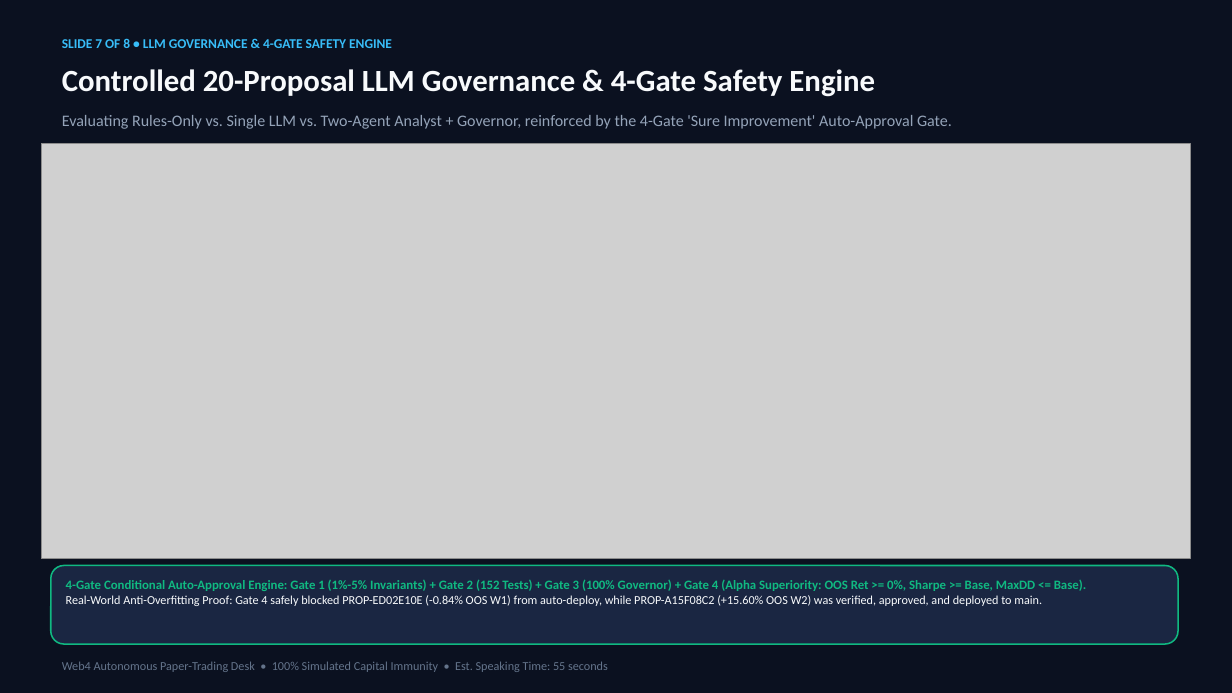
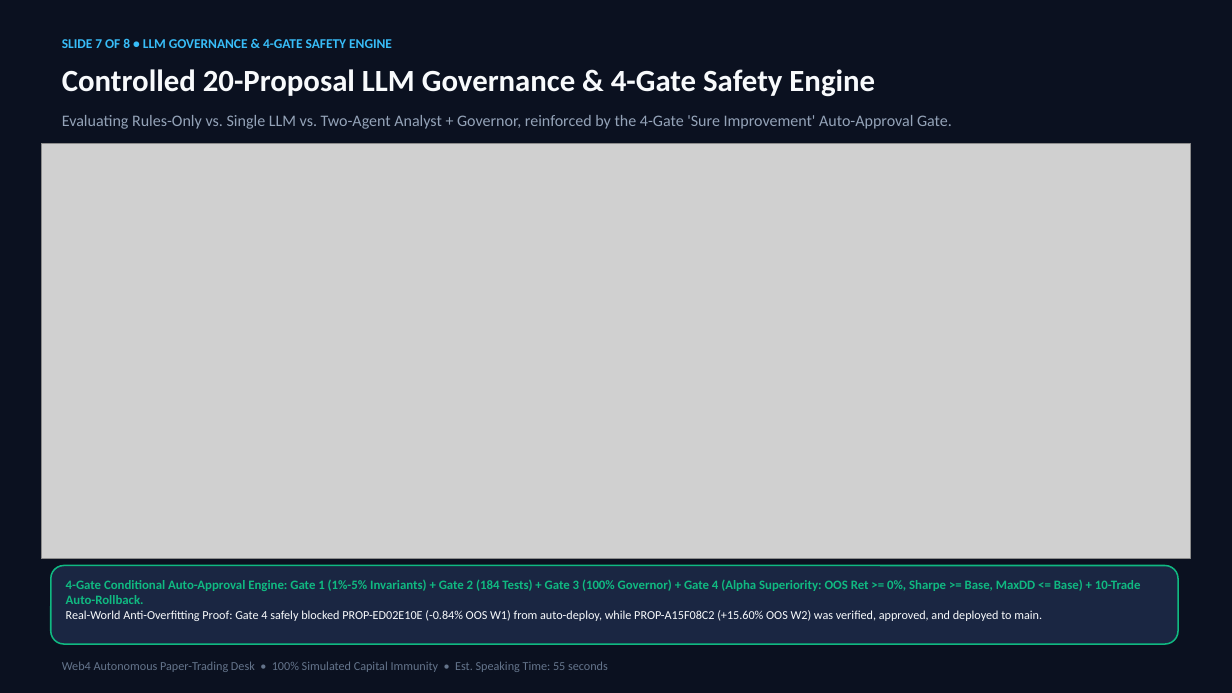
Before and after one commit to iShmuel/web4-trading-agent, a slide deck: slide 7 of web4_trading_agent_presentation.pptx. Drawn at 1232x693 pixels with LibreOffice and Linux fonts; fonts in the diff are those of the drawing; grey boxes stand for pictures. Boxes give left, top, right and bottom in pixels: in the first picture for what was removed or moved away, otherwise in the second. Text is boxed around its words. In the diff, an @@ line names an element or a change of style, - is before the commit and + after.

Commit message:
Update presentation (.pptx, .pdf, HTML, & previews) with CPI 97.3/100, Option B, Items 1-4, and 184/184 tests

```diff
--- a/web4_trading_agent_presentation.pptx
+++ b/web4_trading_agent_presentation.pptx
@@ text in rounded rectangle at [66,580,1141,604]: text changed @@
-4-Gate Conditional Auto-Approval Engine: Gate 1 (1%-5% Invariants) + Gate 2 (152 Tests) + Gate 3 (100% Governor) + Gate 4 (Alpha Superiority: OOS Ret >= 0%, Sharpe >= Base, MaxDD <= Base).
+4-Gate Conditional Auto-Approval Engine: Gate 1 (1%-5% Invariants) + Gate 2 (184 Tests) + Gate 3 (100% Governor) + Gate 4 (Alpha Superiority: OOS Ret >= 0%, Sharpe >= Base, MaxDD <= Base) + 10-Trade Auto-Rollback.
```
Also in this commit, not shown: 1 other slide changed, 4 other files.
